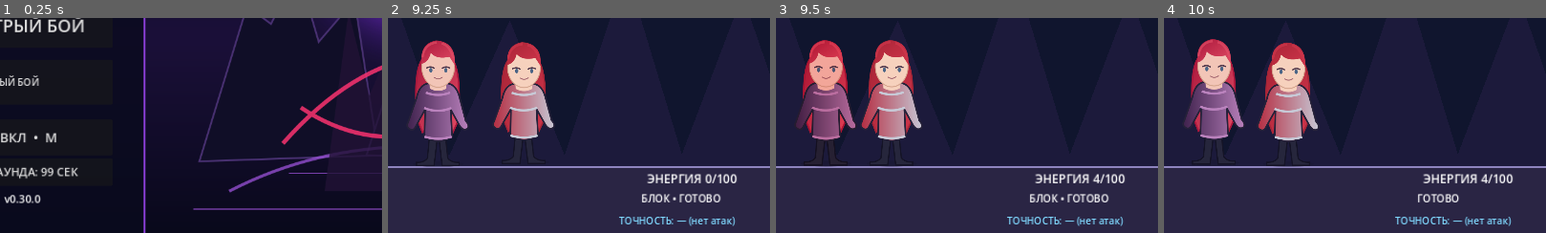
Above: before the commit, frames 1-4 (left to right).
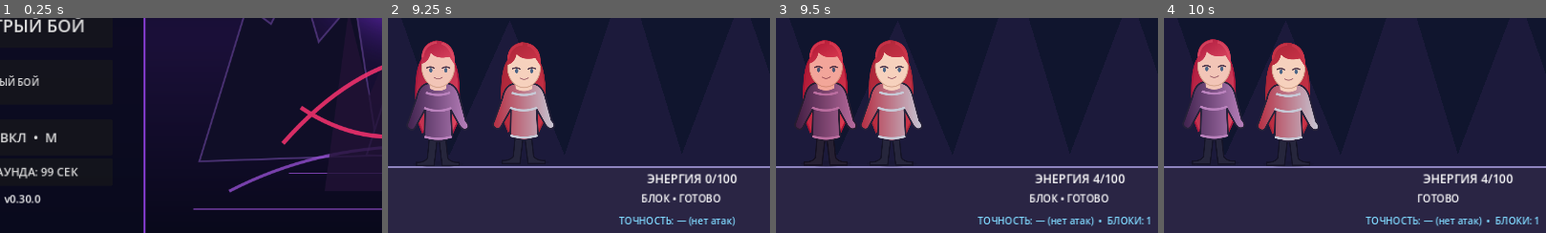
Above: after the commit, the same moments.

Repository: PerchikHot/Eclipse-Arena-
Game: Godot game, scene res://scenes/Main.tscn
Two runs of this game, one before a commit and one after it. Both use one fixed random seed, a clock stepped at 60 frames per second and the inputs below.
Inputs (mouse positions are % of the whole screen's width and height, from its top left):
- Up to frame 1 (0.25 s): no input
- Up to frame 2 (9.25 s): click "⚔ БЫСТРЫЙ БОЙ" at 0.5 s; click "ЯМАТО" at 1.25 s; click "ЭРЗА" at 2 s; click "АЛЬФА" at 2.75 s; click "РИАС" at 3.5 s; click "КОСТЮМ: КАНОН" at 4.25 s; click "КОСТЮМ: БОЕВОЙ" at 5 s; click "КОСТЮМ: ПЛЯЖНЫЙ" at 5.75 s; click "В БОЙ" at 6.5 s; tap Enter at 7.25, 7.55 s; move the mouse to (72, 45) at 7.27 s; hold Right 7.28-8 s; tap R at 7.35 s; click (72, 45) at 7.42 s; tap Space at 7.52 s; drag from (30, 55) to (45, 70) at 8.02 s; move the mouse to (60, 28) at 8.77 s; hold Right from 8.78 s (still down); hold K from 8.78 s (still down); tap Keypad Enter at 8.85 s
- Up to frame 3 (9.5 s): keep holding Right; keep holding K
- Up to frame 4 (10 s): release Right at 9.5 s; release K at 9.5 s; drag from (45, 70) to (20, 35) at 9.52 s
The pictures show only the part of the screen within x 17-67%, y 50-100%; the shares and areas given below are measured in that part.

Frames 1-2 are identical in both runs. In frame 3, 1.0% of the frame differs, in the area x 52-98%, y 92-97%; in frame 4, 1.0%.

Commit message:
feat(eclipse): show live blocked-hit count and reset HUD in correct order

Diff:
--- a/scripts/main.gd
+++ b/scripts/main.gd
@@ -655,6 +655,8 @@
         Color("#ffd47d") if combo_hits > 1 else Color("#80d9ff"))
     if combo_hits > 1:
         accuracy_label.text += "  •  КОМБО x%d" % combo_hits
+    elif blocked_hits > 0:
+        accuracy_label.text += "  •  БЛОКИ: %d" % blocked_hits
 
 
 func restart_round() -> void:
@@ -682,9 +684,9 @@
     damage_taken = 0
     hits_landed = 0
     attacks_attempted = 0
-    update_accuracy_label()
     hits_received = 0
     blocked_hits = 0
+    update_accuracy_label()
     combo_timer = 0.0
     block_timer = 0.0
     skill_energy = 0.0
@@ -981,6 +983,7 @@
             hits_received += 1
             if block_timer > 0.0:
                 blocked_hits += 1
+            update_accuracy_label()
             # Taking damage interrupts the current combo; best combo stays in the round summary.
             combo_hits = 0
             combo_timer = 0.0
